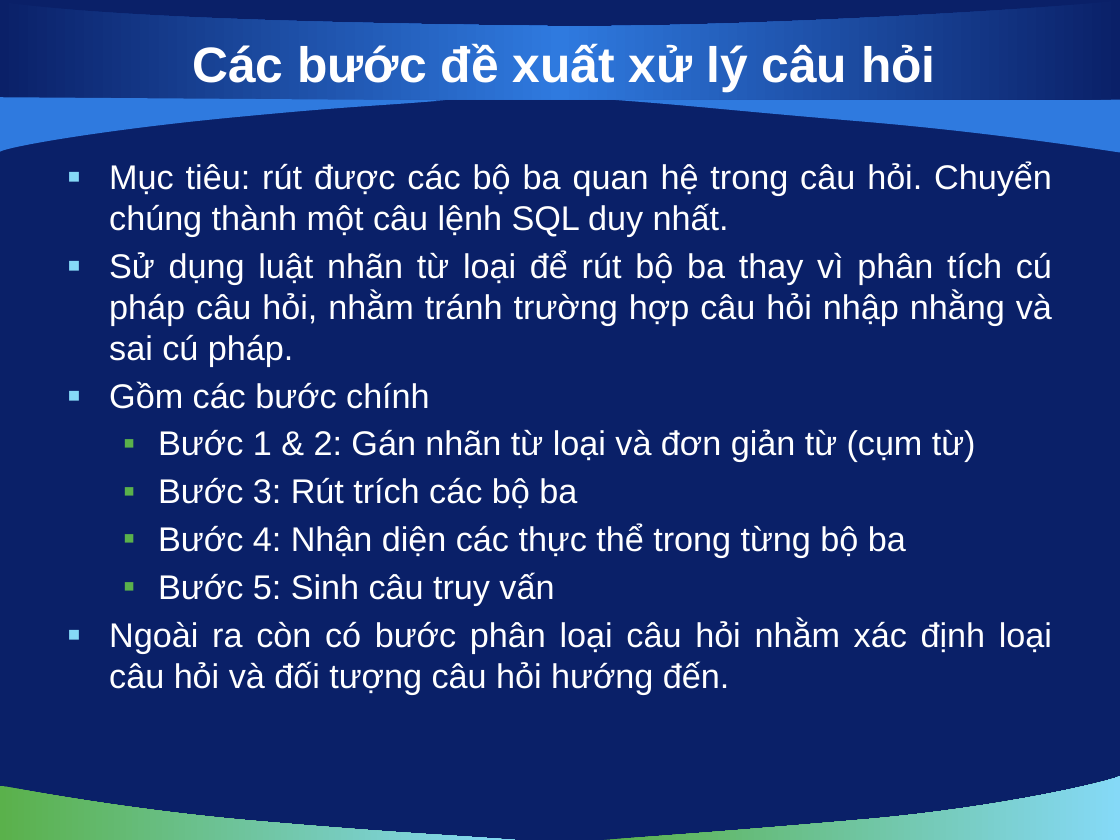
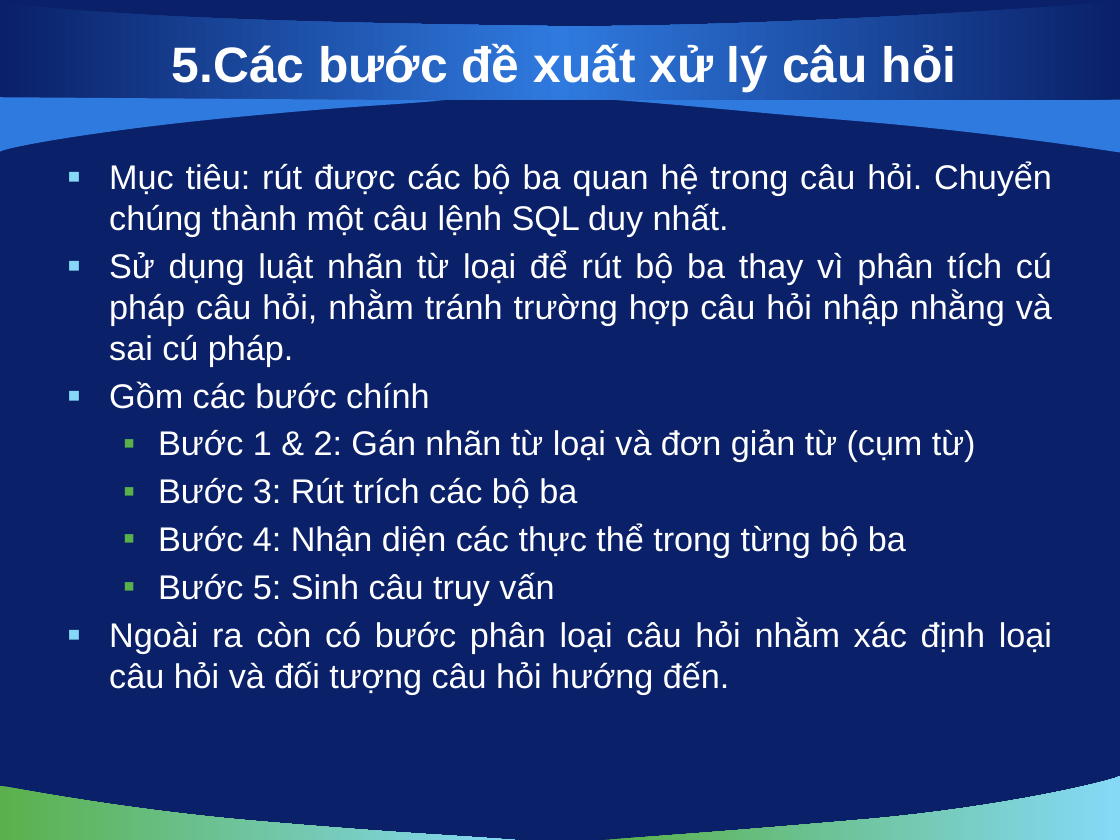
Before and after one commit to vuaviet/filnalproject, a slide deck: slide 10 of De Cuong/bao cao luan van/slide 1.0.pptx. Drawn at 1120x840 pixels with LibreOffice and Linux fonts; fonts in the diff are those of the drawing; background and template pictures are left out. Boxes give left, top, right and bottom in pixels: in the first picture for what was removed or moved away, otherwise in the second. Text is boxed around its words. In the diff, an @@ line names an element or a change of style, - is before the commit and + after.

```diff
--- a/De Cuong/bao cao luan van/slide 1.0.pptx
+++ b/De Cuong/bao cao luan van/slide 1.0.pptx
@@ title at bbox=[172, 43, 957, 92]: text changed @@
-Các bước đề xuất xử lý câu hỏi
+5.Các bước đề xuất xử lý câu hỏi
```
Also in this commit, not shown: 19 other slides changed.
